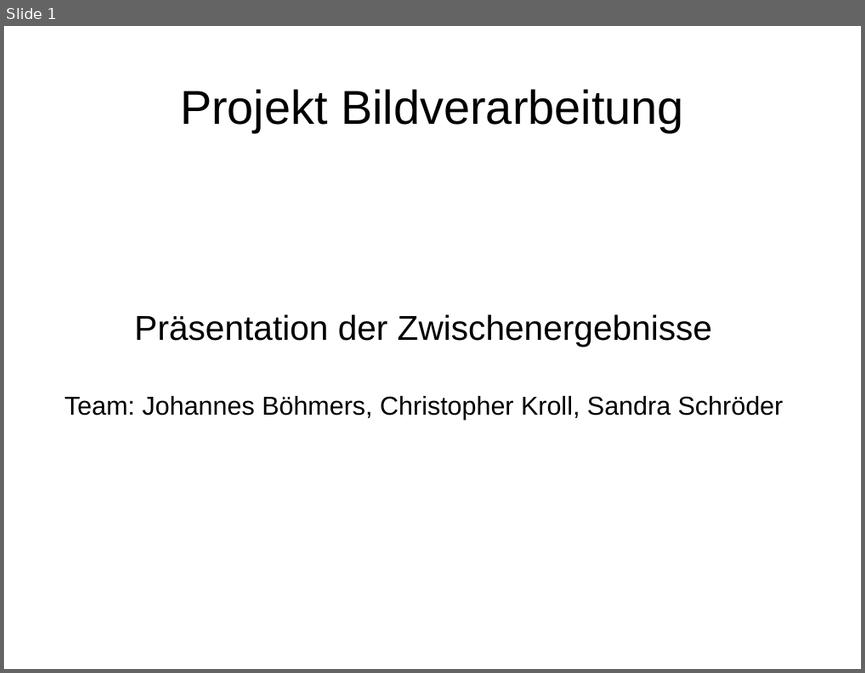
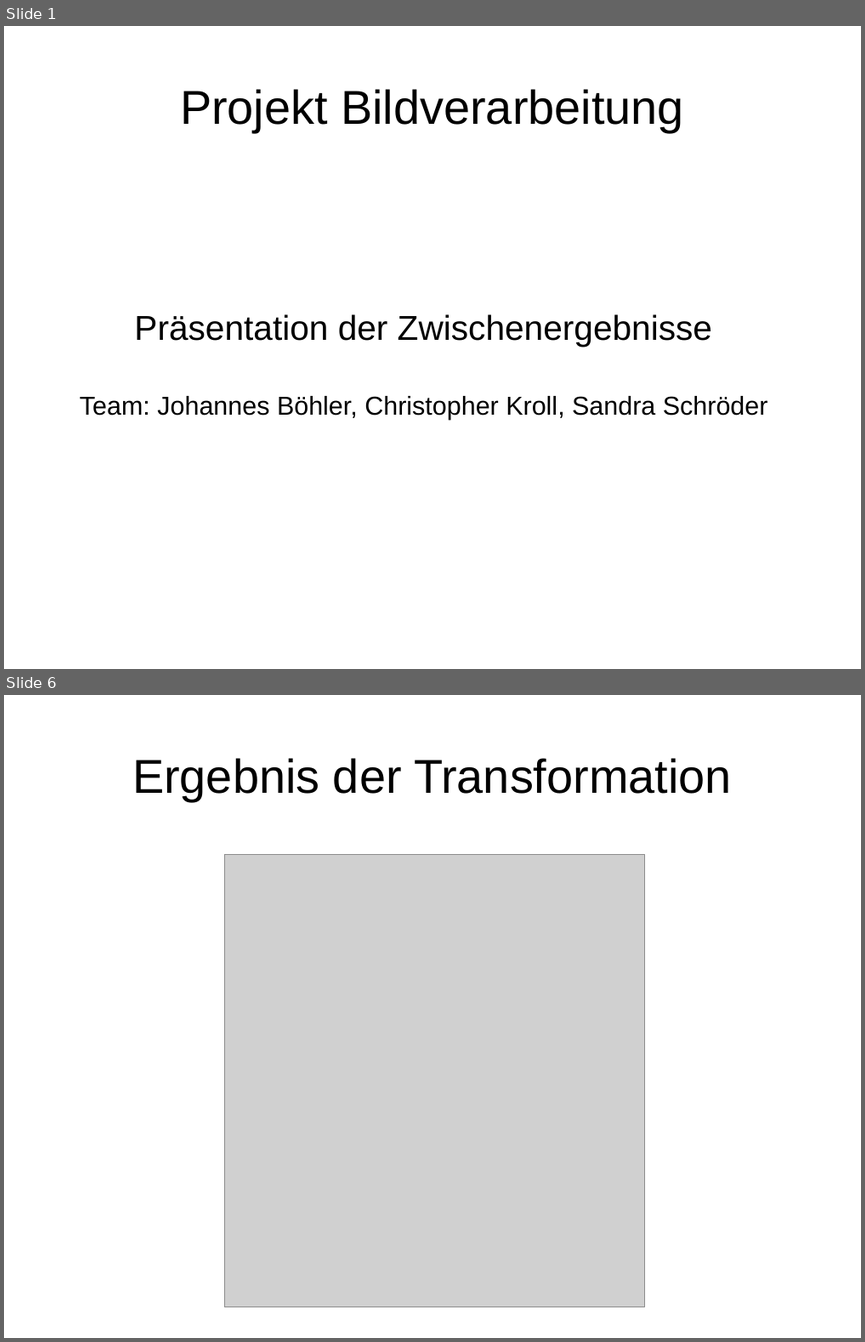
Before and after one commit to sandrellaella/bildverarbeitung, a slide deck: docs/Zwischenstand_1272012.odp. Shown one above the other, each under a label of ours: slide 1 before the commit, slides 1 and 6 after it; the slides between them are not shown. The pictures are 865x673 and 865x1342 pixels, drawn with LibreOffice and Linux fonts; fonts in the diff are those of the drawing; grey boxes stand for pictures. Boxes give left, top, right and bottom in pixels: in the first picture for what was removed or moved away, otherwise in the second. Text is boxed around its words. In the diff, an @@ line names an element or a change of style, - is before the commit and + after.

```diff
--- a/docs/Zwischenstand_1272012.odp
+++ b/docs/Zwischenstand_1272012.odp
@@ slide 6 added at (4,695,861,1338), background #FFFFFF @@
@@ title added at (132,758,731,801), 44 pt, text #000000 @@
+Ergebnis der Transformation
@@ picture added at (224,855,644,1308) @@
@@ slide 1 changed as well @@
@@ subtitle at (80,396,768,420): text changed @@
-Team: Johannes Böhmers, Christopher Kroll, Sandra Schröder
+Team: Johannes Böhler, Christopher Kroll, Sandra Schröder
```
Also in this commit, not shown: 3 other slides changed, 7 other slides added, 3 slides removed, 41 other files.
